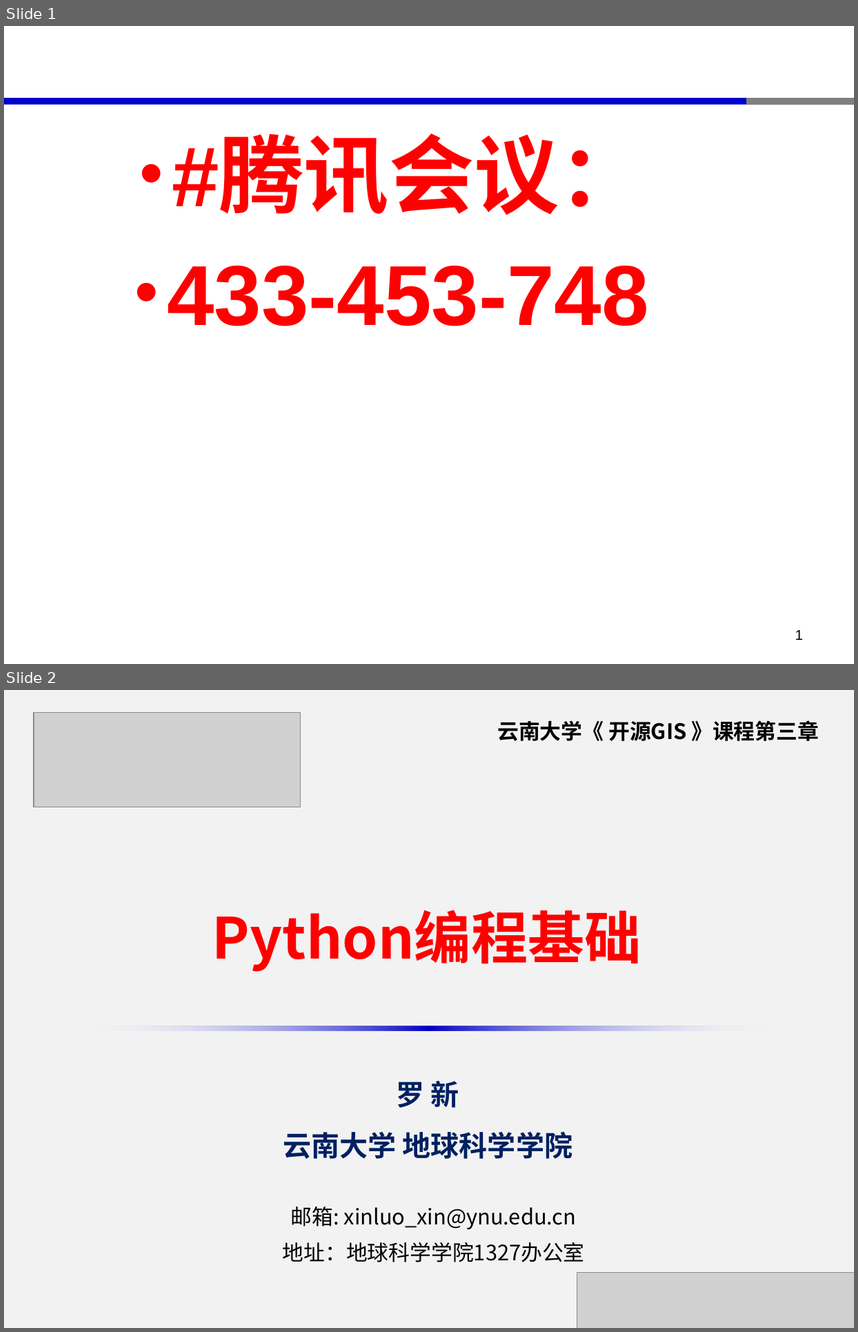
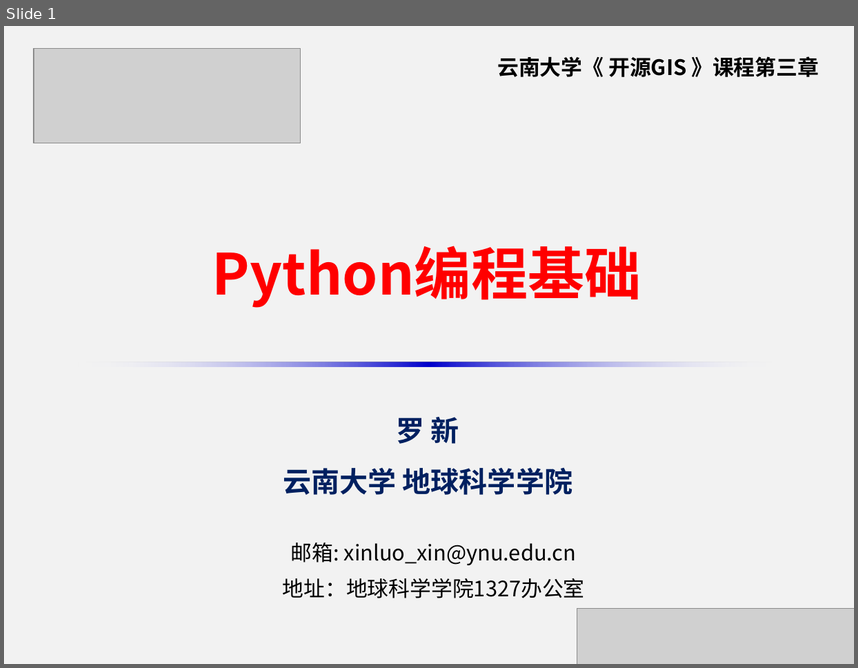
Before and after one commit to xinluo2018/open-source-gis-course, a slide deck: 第3章-开源GIS软件开发环境-6课时/第3章-2-开源GIS软件开发环境-Python编程基础-2学时.pptx. Shown one above the other, each under a label of ours: slides 1 and 2 before the commit, slide 1 after it. The pictures are 858x1332 and 858x668 pixels, drawn with LibreOffice and Linux fonts; fonts in the diff are those of the drawing; grey boxes stand for pictures. Boxes give left, top, right and bottom in pixels: in the first picture for what was removed or moved away, otherwise in the second. Text is boxed around its words. In the diff, an @@ line names an element or a change of style, - is before the commit and + after.

```diff
--- a/第3章-开源GIS软件开发环境-6课时/第3章-2-开源GIS软件开发环境-Python编程基础-2学时.pptx
+++ b/第3章-开源GIS软件开发环境-6课时/第3章-2-开源GIS软件开发环境-Python编程基础-2学时.pptx
@@ slide 1 removed at box(4, 26, 854, 664), background #FFFFFF @@
@@ round same rect removed at box(5, 98, 850, 105) @@
@@ round same rect removed at box(747, 97, 854, 104) @@
@@ text removed at box(167, 138, 649, 326) @@
-• #腾讯会议：
-• 433-453-748
@@ page number removed at box(795, 630, 803, 639) @@
-1
@@ what was slide 2 is now slide 1 @@
```
Also in this commit, not shown: 14 other files.
